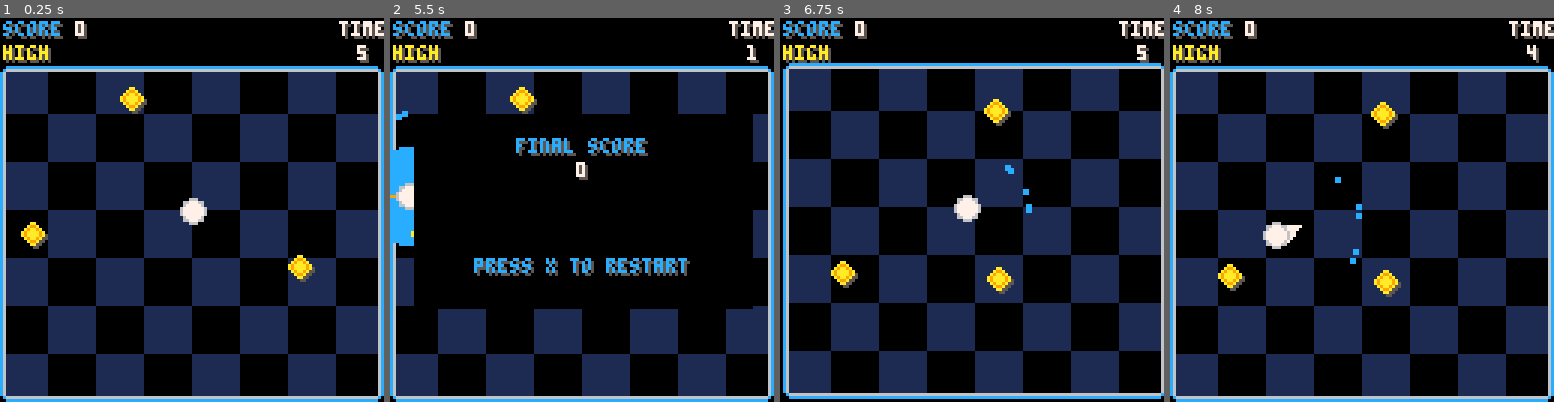
Above: before the commit, frames 1-4 (left to right).
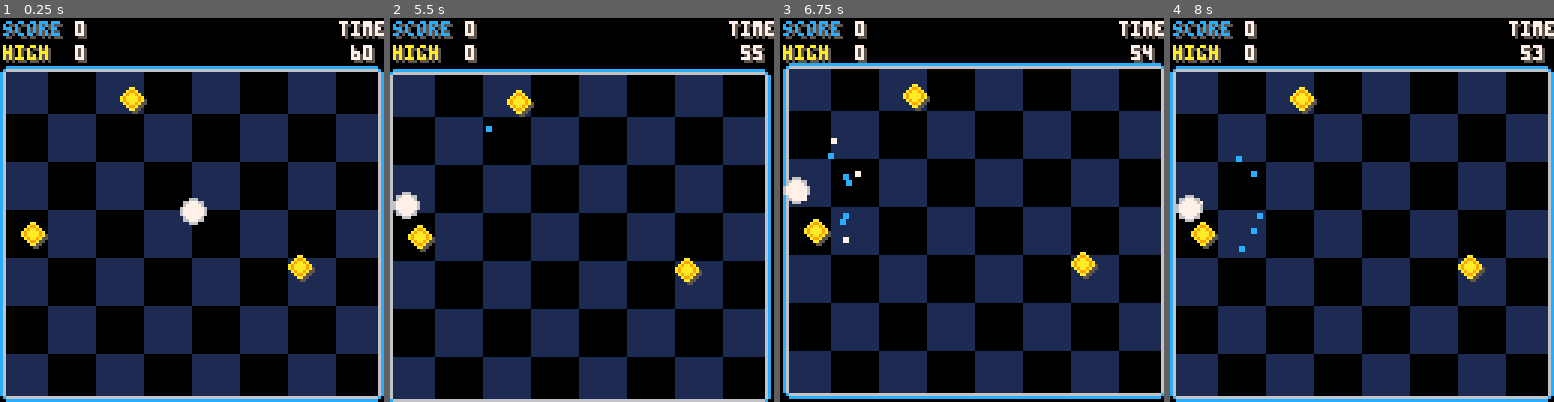
Above: after the commit, the same moments.

Repository: tesselode/netty
Game: PICO-8 cartridge launcher.p8
Same seed, same stepped clock (60 frames per second), same inputs: the game is played once before the commit and once after it.
Inputs:
- Up to frame 1 (0.25 s): no input
- Up to frame 2 (5.5 s): tap X (X key) at 0.33, 1.07, 1.85, 2.97, 4.08, 5.2 s; tap O (Z key) at 0.7, 1.7, 2.1, 2.5, 2.9, 3.3, 3.7, 4.1, 4.5, 4.9, 5.3 s; hold Right 1.6-2.1 s; hold Up 2.15-2.42 s; hold Right 2.47-3.03 s; hold Left 3.08-3.58 s; hold Down 3.63-3.97 s; hold Right 4.02-4.68 s; hold Up 4.73-5.03 s; hold Left from 5.08 s (still down)
- Up to frame 3 (6.75 s): release Left at 5.68 s; tap O (Z key) at 5.7, 6.1, 6.5 s; hold Down 5.73-6.03 s; hold Right 6.08-6.58 s; tap X (X key) at 6.32 s; hold Right from 6.63 s (still down)
- Up to frame 4 (8 s): tap O (Z key) at 6.9, 7.3, 7.7 s; release Right at 7.13 s; hold Up 7.18-7.45 s; tap X (X key) at 7.43 s; hold Right from 7.5 s (still down)

The runs differ from the first frame. In frame 1, 0.3% of the frame differs, in the area x 19-98%, y 7-12%; in frame 2, 35%, in the area x 0-100%, y 7-100%; in frame 3, 3.1%; in frame 4, 3.2%.

Commit message:
high score tracking

Diff:
--- a/launcher.p8
+++ b/launcher.p8
@@ -1,6 +1,10 @@
 pico-8 cartridge // http://www.pico-8.com
 version 8
 __lua__
+cartdata("tesselode_launcher")
+
+
+
 -- state management
 state = {}
 
@@ -363,9 +367,10 @@
 	effects = {}
 	score = {
 	 score = 0,
+	 highscore = dget(0),
 	 multiplier = 1,
 	 dotscollected = 0,
-	 timeleft = 5,
+	 timeleft = 60,
 	}
 	cam = {
 	 sequence = {{0, 0}},
@@ -404,6 +409,7 @@
    if d.special then
     col = 11
     dotscore *= 5
+    add(dots, class.dot())
    else
     col = 10
    end
@@ -467,8 +473,14 @@
  print('score', 1, 1, 12)
  print(s, 26, 2, 5)
  print(s, 25, 1, 7)
+ local s = score.highscore
+ if s ~= 0 then
+  s = s .. '00'
+ end
  print('high', 2, 10, 5)
  print('high', 1, 9, 10)
+ print(s, 26, 10, 5)
+ print(s, 25, 9, 7)
  print('time', 114, 2, 5)
  print('time', 113, 1, 7)
  local t = flr(score.timeleft) + 1
@@ -483,6 +495,11 @@
 state.results = {}
 
 function state.results:enter()
+ self.newhighscore = false
+ if score.score > score.highscore then
+  self.newhighscore = true
+  dset(0, score.score)
+ end
 end
 
 function state.results:update()
@@ -501,6 +518,10 @@
  end
  printc(s, 65, 49, 5)
  printc(s, 64, 48, 7)
+ if self.newhighscore then
+  printc('new high score!', 65, 65, 5)
+  printc('new high score!', 64, 64, 10)
+ end
  printc('press x to restart', 65, 81, 5)
  printc('press x to restart', 64, 80, 12)
 end
